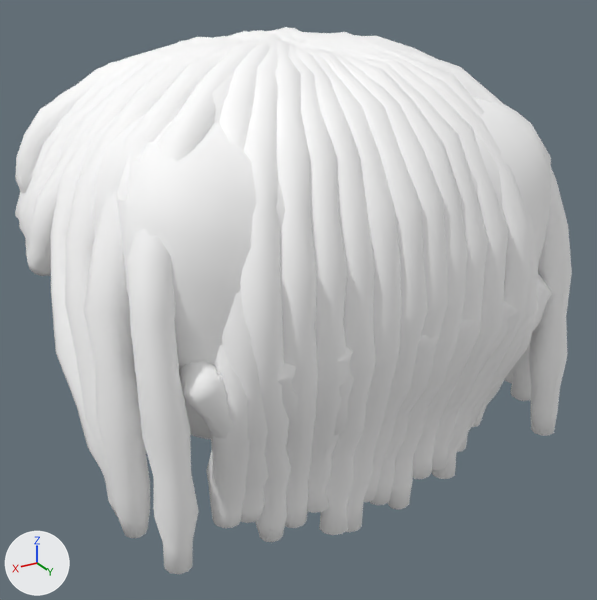
The Blender file assets/blender/avatars/shared/hair/dreads.blend, before and after one commit.
Before and after are seen from a 50 mm camera at (0.622, 1.074, 1.445) aimed at (-0.012, 0.018, 0.917). Lighting does not change. The marker at lower left points along +X, +Y and +Z. The first picture is the older version.

Before the edit, the objects in view are built like this:
```python
me_hairdreads_cap_female_mesh_015 = bpy.data.meshes.new('HairDreads_Cap_Female_Mesh.015')
me_hairdreads_cap_female_mesh_015.from_pydata(...)  # 1514 vertices, 1584 faces; spans x -0.348..0.348, y -0.339..0.298, z 0.859..1.298
me_hairdreads_cap_female_mesh_015.polygons.foreach_set('use_smooth', [True] * 1584)
me_hairdreads_cap_female_mesh_015.materials.append(mat_avatarhairtint)  # white #ffffff
me_hairdreads_locs_female_mesh_015 = bpy.data.meshes.new('HairDreads_Locs_Female_Mesh.015')
me_hairdreads_locs_female_mesh_015.from_pydata(...)  # 8456 vertices, 8880 faces; spans x -0.398..0.403, y -0.376..0.33, z 0.629..1.334
me_hairdreads_locs_female_mesh_015.polygons.foreach_set('use_smooth', [True] * 8880)
me_hairdreads_locs_female_mesh_015.materials.append(mat_avatarhairtint)  # white #ffffff
ob_hairdreads_cap = bpy.data.objects.new('HairDreads_Cap', me_hairdreads_cap_female_mesh_015)
ob_hairdreads_cap.location = (0.0, 0.0, 0.0)
ob_hairdreads_locs = bpy.data.objects.new('HairDreads_Locs', me_hairdreads_locs_female_mesh_015)
ob_hairdreads_locs.location = (0.0, 0.0, 0.0)
```
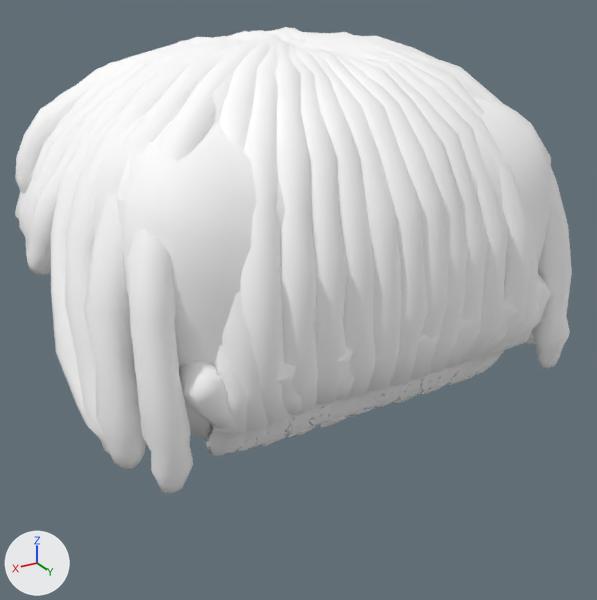
The newer file adds a shape key; the second version is drawn at full value of the shape key 'BackTuck' of 'HairDreads_Locs', and the change is written as the vertex moves it makes.

Boxes (x1, y1, x2, y2) around the edits, measured in the pictures (597 x 600 px; the box of a moved part takes in the faces that stretch with it):
'HairDreads_Locs', reshaped (15% shorter)
    before: (15, 27, 572, 574)
    after: (15, 27, 572, 494)
part 1 of me_hairdreads_locs_female_mesh_015, moved or reshaped
    before: (56, 310, 568, 574)
    after: (56, 310, 570, 494)

The edits, one by one:
me_hairdreads_locs_female_mesh_015 is used by ob_hairdreads_locs; location (0.0, 0.0, 0.0).
me_hairdreads_locs_female_mesh_015 had 8456 vertices, 8880 faces and spanned x -0.398..0.403, y -0.376..0.33, z 0.629..1.334.
me_hairdreads_locs_female_mesh_015 now has 8456 vertices, 8880 faces and spans x -0.398..0.403, y -0.376..0.33, z 0.815..1.334.
me_hairdreads_locs_female_mesh_015 part 1: 1852 of 8456 vertices moved; they spanned x -0.397..0.393, y 0.125..0.308, z 0.629..0.913 and now span x -0.397..0.393, y 0.125..0.308, z 0.815..0.913; mean shift (0.0, 0.016, 0.076); largest move (0.037, 0.242, 0.632) -> (0.036, 0.246, 0.836).
